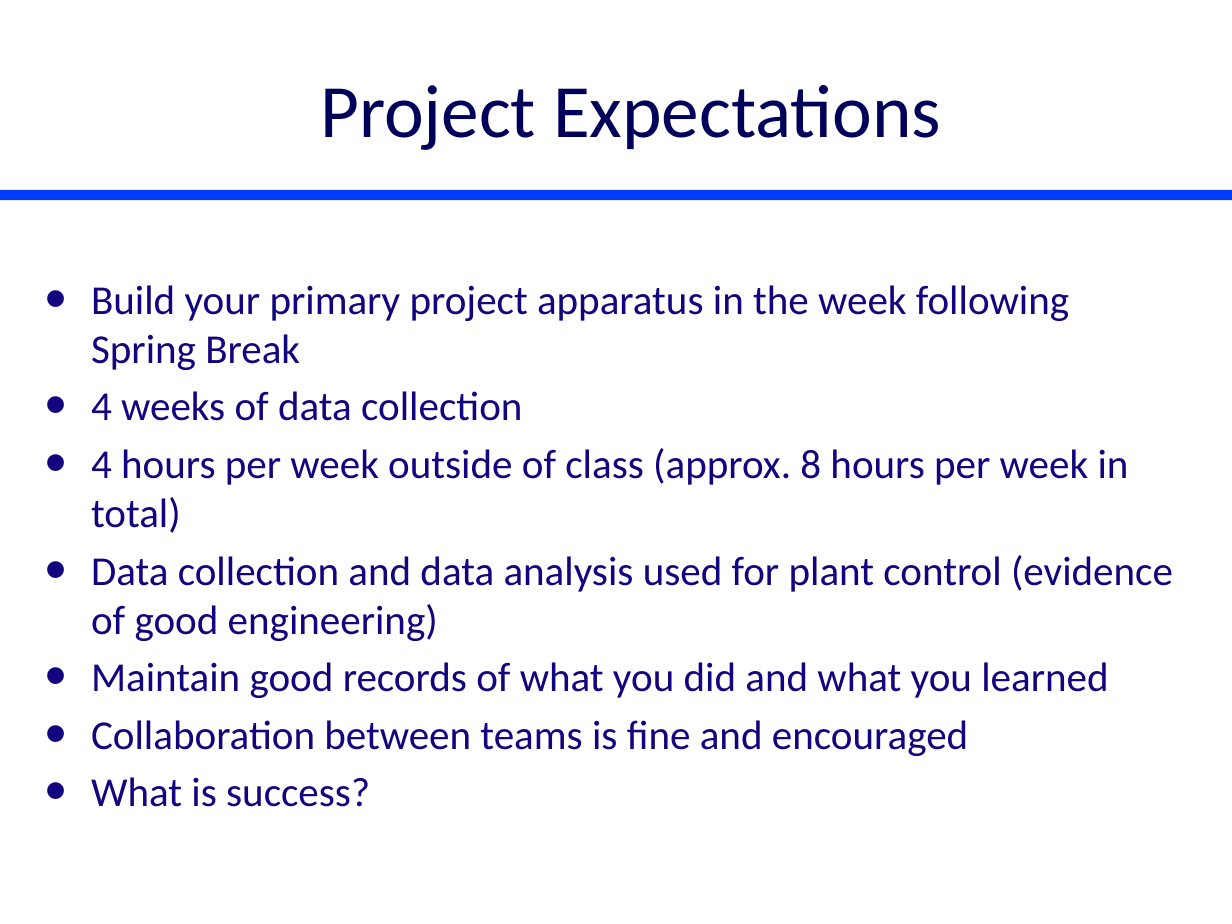
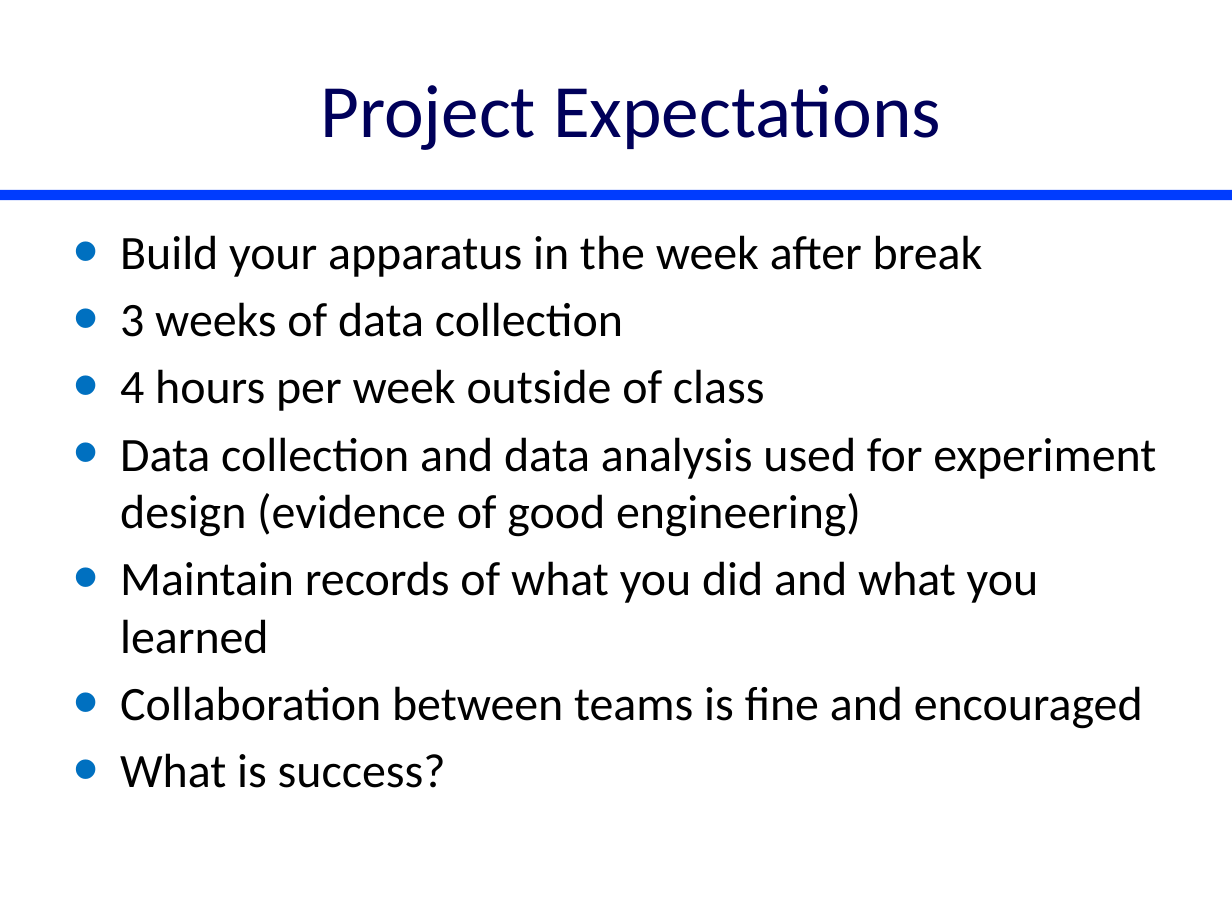
Before and after one commit to monroews/CEE4530, a slide deck: slide 4 of website/pptx/Project_Ideas.pptx. Drawn at 1232x924 pixels with LibreOffice and Linux fonts; fonts in the diff are those of the drawing. Boxes give left, top, right and bottom in pixels: in the first picture for what was removed or moved away, otherwise in the second. Text is boxed around its words. In the diff, an @@ line names an element or a change of style, - is before the commit and + after.

Commit message:
new project pptx

```diff
--- a/website/pptx/Project_Ideas.pptx
+++ b/website/pptx/Project_Ideas.pptx
@@ text "Build your apparatus in the ...": place and size @@
-text "Build your apparatus in the ..." at bbox=[91, 285, 1173, 807]
+text "Build your apparatus in the ..." at bbox=[120, 235, 1156, 788]
@@ text at bbox=[120, 235, 1156, 654]: text changed; size 24 to 28 pt; text colour #12037F to #000000 @@
-• Build your primary project apparatus in the week following Spring Break
-• 4 weeks of data collection
-• 4 hours per week outside of class (approx. 8 hours per week in total)
-• Data collection and data analysis used for plant control (evidence of good engineering)
-• Maintain good records of what you did and what you learned
+• Build your apparatus in the week after break
+• 3 weeks of data collection
+• 4 hours per week outside of class
+• Data collection and data analysis used for experiment design (evidence of good engineering)
+• Maintain records of what you did and what you learned
@@ text at bbox=[120, 686, 1143, 788]: size 24 to 28 pt, text colour #12037F to #000000 in "Collaboration between teams is fine and encouraged", "What is success?" @@
```
Also in this commit, not shown: 6 other slides changed, 4 slides added.
